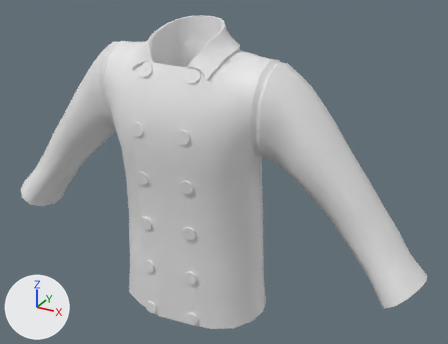
The Blender file Attires/Attires_Layerwear2/Attire_Layerwear2_LeatherJacket/Attire_Layerwear2_LeatherJacket.blend: old version first, new version second.
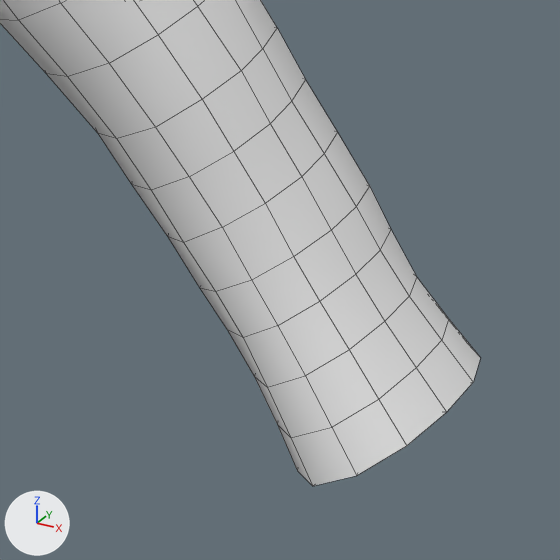
The first picture shows the older version from a 50 mm lens placed at (0.741, -1.187, 1.807), pointed at (0.07, 0.033, 1.196). The close-ups show the older and then the newer version on the part from 68% to 100% of the width and 54% to 95% of the height of that picture. Only the edits that show in the close-ups are written down. Lighting does not change. The marker at lower left points along +X, +Y and +Z. The close-ups show mesh edges as thin lines.

In view in the first close-up: 'Attire_Layerwear2_LeatherJacket_Sleeves'.
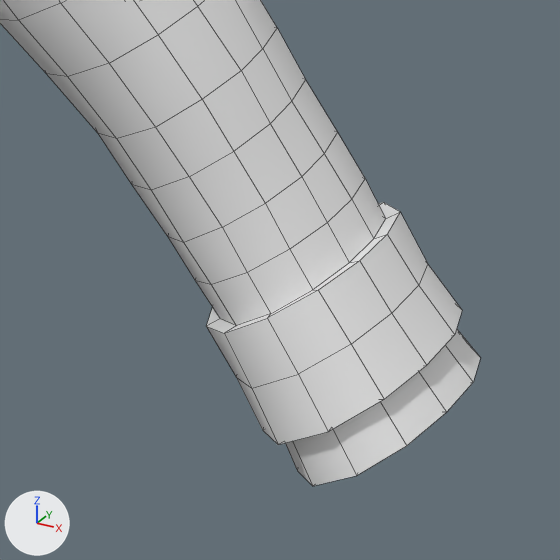
Location of each change, (x1, y1, x2, y2) in pixels of the close-ups (560 x 560 px):
part 1 of me_attire_layerwear2_leatherjacket_sleeves, built on
    before: (168, 133, 449, 438)
    after: (168, 133, 462, 445)

The change, as a list of edits to the scene's bpy script:
```text
Change me_attire_layerwear2_leatherjacket_sleeves:
    used by ob_attire_layerwear2_leatherjacket_sleeves; location = (0.0, 0.0, 0.0)
    remove me_attire_layerwear2_leatherjacket_sleeves.from_pydata(...)  # 229 vertices, 228 faces; spans x 0.191..0.577, y -0.068..0.098, z 0.984..1.492
    add me_attire_layerwear2_leatherjacket_sleeves.from_pydata(...)  # 253 vertices, 252 faces; spans x 0.191..0.577, y -0.068..0.098, z 0.984..1.492
    me_attire_layerwear2_leatherjacket_sleeves part 1
    12 vertices are removed from x 0.44..0.518, y -0.046..0.074, z 1.057..1.12
    24 faces are deleted
    6 vertices in x 0.428..0.502, y -0.043..0.074, z 1.085..1.141 move by (-0.003, 0.0, 0.004)
    18 vertices move from x 0.423..0.536, y -0.052..0.076, z 1.033..1.143 to x 0.419..0.563, y -0.066..0.089, z 1.004..1.146
    36 vertices are added at x 0.429..0.541, y -0.059..0.085, z 1.031..1.131
    48 new faces join them
```
